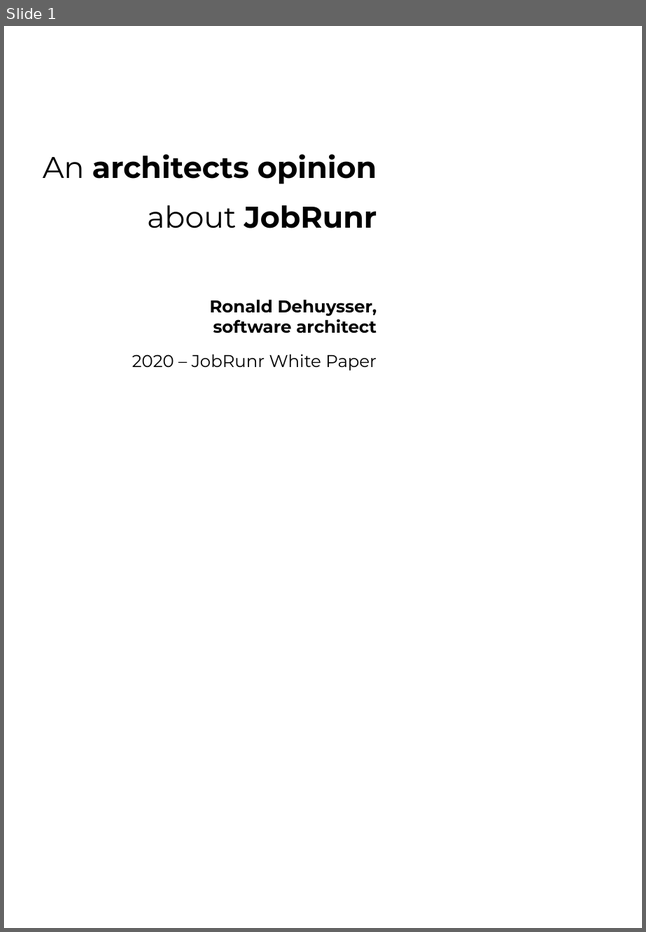
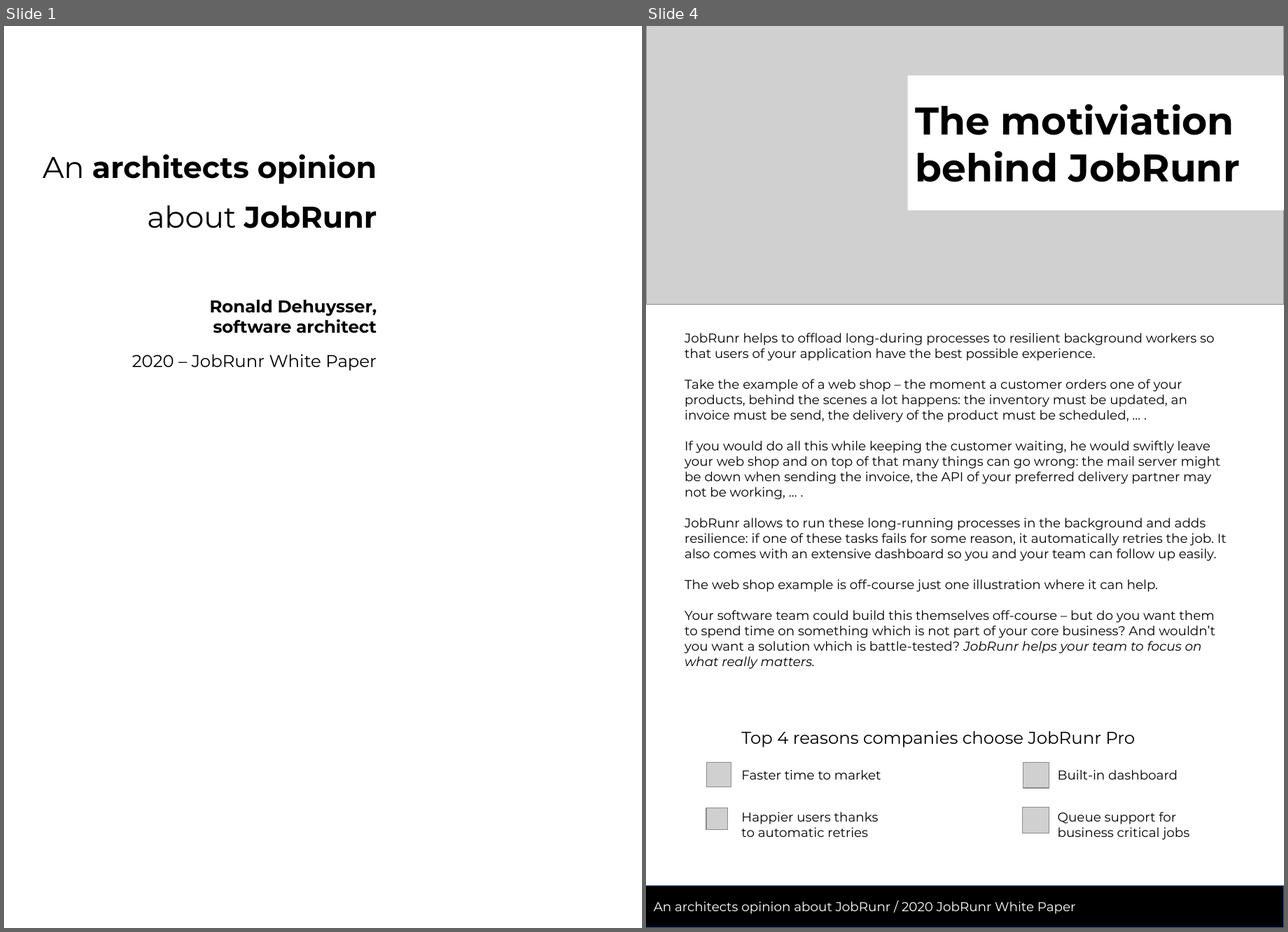
Before and after one commit to jobrunr/website, a slide deck: content/en/white-paper/whitepaper.odp. Shown side by side, each under a label of ours: slide 1 before the commit, slides 1 and 4 after it; the slides between them are not shown. The pictures are 646x932 and 1288x932 pixels, drawn with LibreOffice and Linux fonts; fonts in the diff are those of the drawing; grey boxes stand for pictures; background and template pictures are left out. Boxes give left, top, right and bottom in pixels: in the first picture for what was removed or moved away, otherwise in the second. Text is boxed around its words. In the diff, an @@ line names an element or a change of style, - is before the commit and + after.

Commit message:
Added whitepaper

```diff
--- a/content/en/white-paper/whitepaper.odp
+++ b/content/en/white-paper/whitepaper.odp
@@ slide 4 added at <box>646,26,1284,928</box>, background #FFFFFF @@
@@ picture added at <box>646,26,1284,304</box> @@
@@ rectangle added at <box>907,76,1284,210</box>, fill #FFFFFF, 36 pt, text #000000, bold @@
+The motiviation
+behind JobRunr
@@ text added at <box>684,333,1226,669</box>, 12 pt, text #000000 @@
+JobRunr helps to offload long-during processes to resilient background workers so that users of your application have the best possible experience.
+Take the example of a web shop – the moment a customer orders one of your products, behind the scenes a lot happens: the inventory must be updated, an invoice must be send, the delivery of the product must be scheduled, … .
+If you would do all this while keeping the customer waiting, he would swiftly leave your web shop and on top of that many things can go wrong: the mail server might be down when sending the invoice, the API of your preferred delivery partner may not be working, … .
+JobRunr allows to run these long-running processes in the background and adds resilience: if one of these tasks fails for some reason, it automatically retries the job. It also comes with an extensive dashboard so you and your team can follow up easily.
+The web shop example is off-course just one illustration where it can help.
+Your software team could build this themselves off-course – but do you want them to spend time on something which is not part of your core business? And wouldn’t you want a solution which is battle-tested? JobRunr helps your team to focus on what really matters.
@@ text added at <box>741,731,1135,747</box>, 16 pt, text #000000 @@
+Top 4 reasons companies choose JobRunr Pro
@@ picture added at <box>706,762,731,787</box> @@
@@ text added at <box>741,769,881,779</box>, 12 pt, text #000000 @@
+Faster time to market
@@ picture added at <box>1023,762,1048,788</box> @@
@@ text added at <box>1058,769,1177,779</box>, 12 pt, text #000000 @@
+Built-in dashboard
@@ picture added at <box>706,808,728,830</box> @@
@@ text added at <box>741,811,878,837</box>, 12 pt, text #000000 @@
+Happier users thanks
+to automatic retries
@@ picture added at <box>1023,807,1048,833</box> @@
@@ text added at <box>1058,811,1189,839</box>, 12 pt, text #000000 @@
+Queue support for
+business critical jobs
@@ rectangle added at <box>646,885,1284,928</box>, fill #000000, outline #3465A4 0 pt, 12 pt, text #FFFFFF @@
+An architects opinion about JobRunr / 2020 JobRunr White Paper
```
Also in this commit, not shown: 3 slides changed, 1 other slide added, 24 other files.
